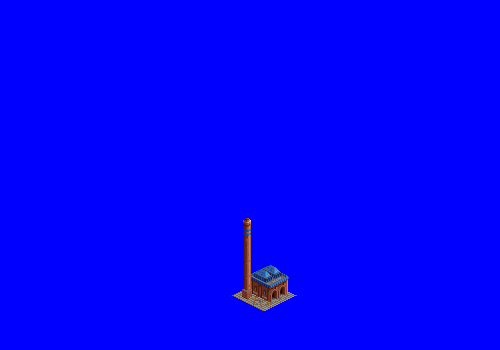
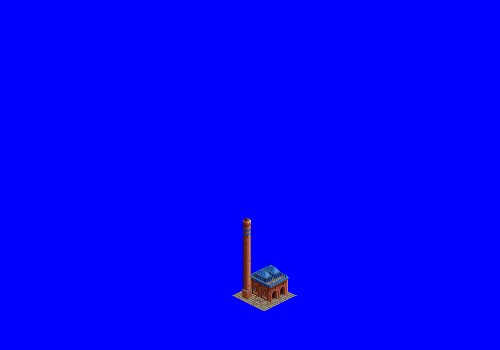
The second (500, 350) image is a revision of the first. Changes to its layers:
painted on "anti-aliased comp boilerhouse" over [257, 265, 274, 275]
